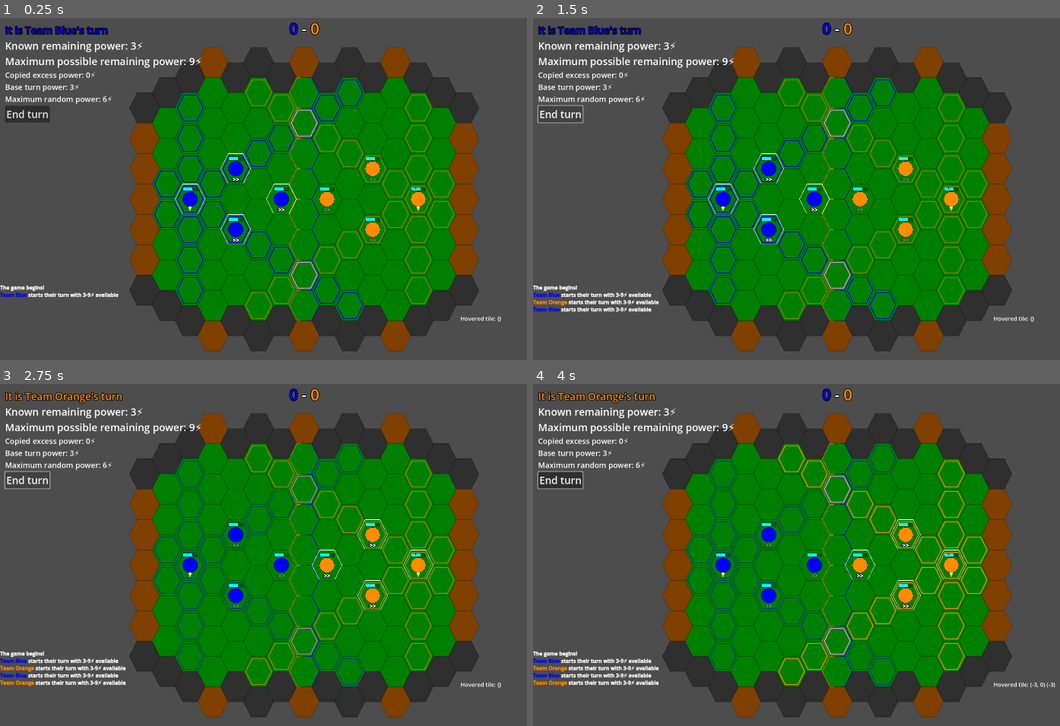
Above: before the commit, frames 1-4 (two rows, left to right).
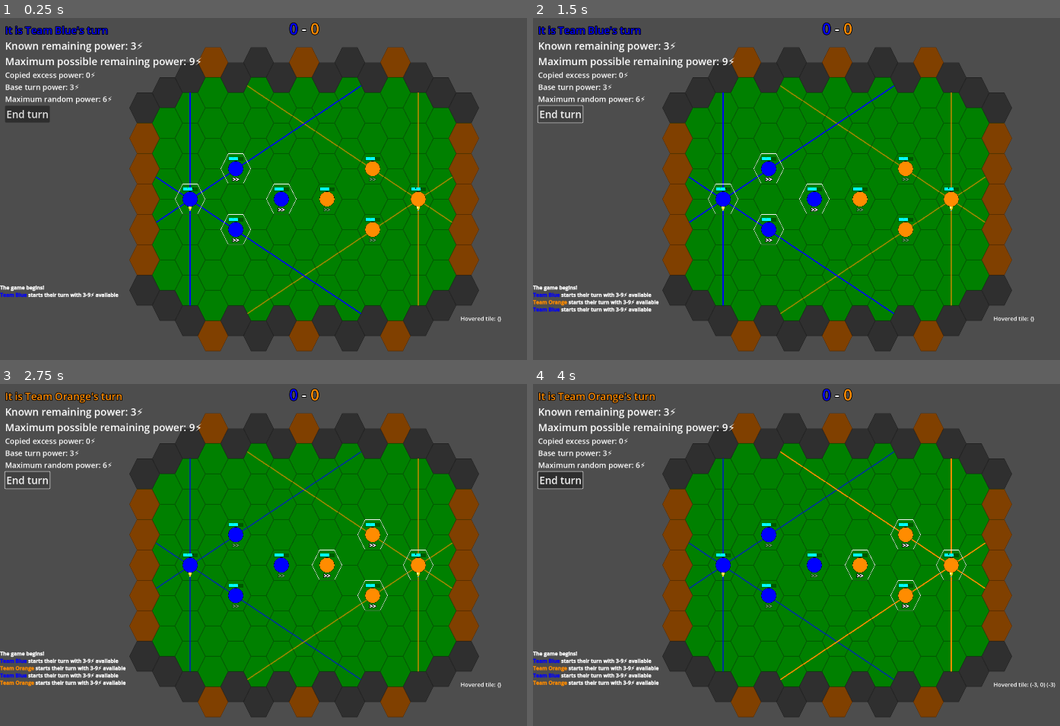
Above: after the commit, the same moments.

Repository: devencire/godot-conduit
Game: Godot game, scene res://scenes/world.tscn
Same seed, same stepped clock (60 frames per second), same inputs: the game is played once before the commit and once after it.
Inputs (mouse positions are in pixels of both pictures, inside the frame that each line leads up to):
- Up to frame 1 (0.25 s): no input
- Up to frame 2 (1.5 s): click "End turn" at 0.5 s; click "End turn" at 1.25 s
- Up to frame 3 (2.75 s): click "End turn" at 2 s
- Up to frame 4 (4 s): move the mouse to (722, 575) at 2.77 s; click (722, 575) at 2.92 s; move the mouse to (770, 544) at 3.52 s; click (770, 544) at 3.67 s

The runs differ from the first frame. In frame 1, 3.4% of the frame differs, in the area x 29-87%, y 17-89%; in frame 2, 3.4%; in frame 3, 3.3%; in frame 4, 3.4%.

Commit message:
show beacon aligned cells as on a coloured line
(instead of a generic powered cell graphic; this makes it easier to see where the power is coming from)

Diff:
--- a/scenes/round_root.tscn
+++ b/scenes/round_root.tscn
@@ -1,9 +1,10 @@
-[gd_scene load_steps=16 format=3 uid="uid://c3nygxpkibi84"]
+[gd_scene load_steps=18 format=3 uid="uid://c3nygxpkibi84"]
 
 [ext_resource type="Script" path="res://scripts/RoundRoot.gd" id="1_01v7h"]
 [ext_resource type="Script" path="res://scripts/TurnState.gd" id="2_rsc10"]
 [ext_resource type="Script" path="res://scripts/ScoreState.gd" id="3_3xp15"]
 [ext_resource type="Texture2D" uid="uid://bu0j2ljbdu4jy" path="res://assets/hexes_2px_outline.png" id="4_r6741"]
+[ext_resource type="Texture2D" uid="uid://d08nigucg6b24" path="res://assets/power_line_hexes.png" id="5_44h0t"]
 [ext_resource type="Script" path="res://scripts/ArenaTileMap.gd" id="5_ivx7d"]
 [ext_resource type="PackedScene" uid="uid://dvuatsyki3ehj" path="res://scenes/selection.tscn" id="6_pdv55"]
 [ext_resource type="PackedScene" uid="uid://dxxmf1dm70jy3" path="res://scenes/powered_tiles.tscn" id="7_56j7m"]
@@ -27,12 +28,21 @@
 2:1/0 = 0
 3:1/0 = 0
 
+[sub_resource type="TileSetAtlasSource" id="TileSetAtlasSource_1exvq"]
+texture = ExtResource("5_44h0t")
+texture_region_size = Vector2i(128, 128)
+0:0/0 = 0
+1:0/0 = 0
+2:0/0 = 0
+3:0/0 = 0
+
 [sub_resource type="TileSet" id="TileSet_ce3eq"]
 tile_shape = 3
 tile_layout = 5
 tile_offset_axis = 1
 tile_size = Vector2i(128, 128)
 sources/0 = SubResource("TileSetAtlasSource_s34qc")
+sources/1 = SubResource("TileSetAtlasSource_1exvq")
 
 [sub_resource type="LabelSettings" id="LabelSettings_8os5q"]
 font_size = 24
@@ -71,6 +81,16 @@
 [node name="Selection" parent="Arena" instance=ExtResource("6_pdv55")]
 
 [node name="PoweredTiles" parent="Arena" instance=ExtResource("7_56j7m")]
+
+[node name="TeamOnePowerLines" type="TileMap" parent="Arena/PoweredTiles"]
+modulate = Color(0, 0, 1, 1)
+tile_set = SubResource("TileSet_ce3eq")
+format = 2
+
+[node name="TeamTwoPowerLines" type="TileMap" parent="Arena/PoweredTiles"]
+modulate = Color(1, 0.54902, 0, 1)
+tile_set = SubResource("TileSet_ce3eq")
+format = 2
 
 [node name="TravelBoundaries" type="Node2D" parent="Arena" node_paths=PackedStringArray("score_state", "arena_tilemap")]
 script = ExtResource("8_e6aus")
--- a/scripts/ArenaTileMap.gd
+++ b/scripts/ArenaTileMap.gd
@@ -72,6 +72,19 @@
 	TileSet.CELL_NEIGHBOR_TOP_LEFT_SIDE
 ]
 
+func get_aligned_cells_by_direction(center_cell: Vector2i) -> Dictionary: # Dictionary[TileSet.CellNeighbor, Array[Vector2i]]
+	var aligned_cells_by_direction := {}
+	for hex_cell_neighbor in hex_cell_neighbors:
+		var aligned_cells: Array[Vector2i] = []
+		var current_cell := center_cell
+		while true:
+			current_cell = get_neighbor_cell(current_cell, hex_cell_neighbor)
+			if get_cell_source_id(GROUND_LAYER, current_cell) == -1:
+				break
+			aligned_cells.append(current_cell)
+		aligned_cells_by_direction[hex_cell_neighbor] = aligned_cells
+	return aligned_cells_by_direction
+
 ## Returns the cells in the lines in the six directions from `center_cell`.
 ## Lines are blocked only by non-pathable tiles (i.e. walls but not players).
 func get_aligned_cells(center_cell: Vector2i) -> Array[Vector2i]:
--- a/scripts/PoweredTiles.gd
+++ b/scripts/PoweredTiles.gd
@@ -6,56 +6,72 @@
 @onready var players: Players = %Players
 @onready var turn_state: TurnState = %TurnState
 
+@onready var team_one_power_lines: TileMap = $TeamOnePowerLines
+@onready var team_two_power_lines: TileMap = $TeamTwoPowerLines
+
 var powered_tile_scene := preload("res://scenes/powered_tile.tscn")
 var powered_tile_container: Node2D
 
 var pulse_tween: Tween
 
 func _on_players_changed(_players: Players):
-	draw_powered_tiles()
+	_set_powered_tiles()
 
 func _on_turn_state_new_turn_started(_state: TurnState):
-	draw_powered_tiles() # bleh probably shouldn't use % for this
+	_set_powered_tiles()
 
-func draw_powered_tiles():
+func _set_powered_tiles():
 	if not is_inside_tree():
 		return
 
-	var powered_cell_teams := {}  # Dictionary[Vector2i, Constants.Team]
-	for player in players.all_players:
-		if player.is_beacon:
-			var aligned_cells := arena_tilemap.get_aligned_cells(player.tile_position)
-			for cell in aligned_cells:
-				if powered_cell_teams.has(cell):
-					# if a cell is powered by both teams, draw a mixed color
-					powered_cell_teams[cell] = Constants.Team.NONE
-				else:
-					powered_cell_teams[cell] = player.team
+	for team in [Constants.Team.ONE, Constants.Team.TWO]:
+		_set_powered_tiles_for_team(team)
 
-	if powered_tile_container:
-		powered_tile_container.queue_free()
+const POWER_LINES_SOURCE := 1
+const ATLAS_COORDS_FOR_DIRECTION := {
+	TileSet.CELL_NEIGHBOR_TOP_SIDE: Vector2(0, 0),
+	TileSet.CELL_NEIGHBOR_TOP_RIGHT_SIDE: Vector2(1, 0),
+	TileSet.CELL_NEIGHBOR_BOTTOM_RIGHT_SIDE: Vector2(2, 0),
+	TileSet.CELL_NEIGHBOR_BOTTOM_SIDE: Vector2(0, 0),
+	TileSet.CELL_NEIGHBOR_BOTTOM_LEFT_SIDE: Vector2(1, 0),
+	TileSet.CELL_NEIGHBOR_TOP_LEFT_SIDE: Vector2(2, 0),
+}
+const ATLAS_COORDS_FOR_ORIGIN := Vector2i(3, 0)
 
-	powered_tile_container = Node2D.new()
-	var active_team_container := Node2D.new()
-	var other_team_container := Node2D.new()
-	for cell in powered_cell_teams:
-		var powered_tile: PoweredTile = powered_tile_scene.instantiate()
-		powered_tile.position = arena_tilemap.map_to_local(cell)
-		powered_tile.team = powered_cell_teams[cell]
-		if powered_tile.team == turn_state.active_team or powered_tile.team == Constants.Team.NONE:
-			active_team_container.add_child(powered_tile)
-		else:
-			other_team_container.add_child(powered_tile)
-	powered_tile_container.add_child(active_team_container)
-	powered_tile_container.add_child(other_team_container)
-	add_child(powered_tile_container)
+func _set_powered_tiles_for_team(team: Constants.Team) -> void:
+	var power_lines_map: TileMap
 
-	if pulse_tween:
-		pulse_tween.kill() # I hope this means it gets freed
+	if team == Constants.Team.ONE:
+		power_lines_map = team_one_power_lines
+	else:
+		power_lines_map = team_two_power_lines
 
-	pulse_tween = create_tween()
-	pulse_tween.tween_property(active_team_container, 'modulate', Color.hex(0xffffffa0), 1).set_trans(Tween.TRANS_BOUNCE)
-	pulse_tween.tween_property(active_team_container, 'modulate', Color.hex(0xffffffff), 1).set_trans(Tween.TRANS_BOUNCE)
-	pulse_tween.set_loops()
+	power_lines_map.clear()
+	power_lines_map.modulate = Constants.team_color(team)
 
-	other_team_container.modulate = Color.hex(0xffffff80)
+	var beacon_player := players.beacon_for_team(team)
+	if not beacon_player:
+		return
+	var aligned_cells_by_direction := arena_tilemap.get_aligned_cells_by_direction(beacon_player.tile_position)
+	for direction in aligned_cells_by_direction:
+		var atlas_coords: Vector2i = ATLAS_COORDS_FOR_DIRECTION[direction]
+		var aligned_cells: Array[Vector2i] = aligned_cells_by_direction[direction]
+		for cell in aligned_cells:
+			power_lines_map.set_cell(0, cell, POWER_LINES_SOURCE, atlas_coords)
+	power_lines_map.set_cell(0, beacon_player.tile_position, POWER_LINES_SOURCE, ATLAS_COORDS_FOR_ORIGIN)
+
+	var team_color := Constants.team_color(team)
+	if team == turn_state.active_team:
+		# move in front of the other power line
+		move_child(power_lines_map, 1)
+
+		power_lines_map.modulate = team_color
+
+		if pulse_tween:
+			pulse_tween.kill() # I hope this means it gets freed
+		pulse_tween = create_tween()
+		pulse_tween.tween_property(power_lines_map, 'modulate', Color(team_color, 0.6), 1).set_trans(Tween.TRANS_BOUNCE)
+		pulse_tween.tween_property(power_lines_map, 'modulate', team_color, 1).set_trans(Tween.TRANS_BOUNCE)
+		pulse_tween.set_loops()
+	else:
+		power_lines_map.modulate = Color(team_color, 0.6)
--- a/scripts/ScoreState.gd
+++ b/scripts/ScoreState.gd
@@ -20,8 +20,8 @@
 	var progress := beacon_player.arena_tilemap.distance_from_halfway_line(beacon_player.tile_position) * scoring_direction
 	var new_progress: int = progress - travel_scores[team]
 	if new_progress > 0:
+		travel_scores[team] += new_progress
 		score_points(team, new_progress)
-		travel_scores[team] += new_progress
 		if travel_scores[team] == Constants.MAX_TRAVEL_POINTS:
 			round_root.end_round()
 
--- a/scripts/TravelBoundaries.gd
+++ b/scripts/TravelBoundaries.gd
@@ -9,11 +9,7 @@
 const TEAM_ONE_BOUNDARY_TILE := Vector2i(2, 0)
 const TEAM_TWO_BOUNDARY_TILE := Vector2i(3, 0)
 
-func _draw() -> void:
-	for team in [Constants.Team.ONE, Constants.Team.TWO]:
-		_draw_travel_boundary(team, score_state.travel_scores[team])
-
-func _draw_travel_boundary(team: Constants.Team, current_travel_score: int) -> void:
+func _set_travel_boundary(team: Constants.Team, current_travel_score: int) -> void:
 	# find the topmost tile
 	var next_cell: Vector2i
 	var boundary_tilemap: TileMap
@@ -40,4 +36,5 @@
 
 
 func _on_score_state_changed(_score_state):
-	queue_redraw()
+	for team in [Constants.Team.ONE, Constants.Team.TWO]:
+		_set_travel_boundary(team, score_state.travel_scores[team])
Binary file changed: assets/hexes_2px_outline.png
Binary file added: assets/power_line_hexes.png
Not shown, added: assets/power_line_hexes.png.import
